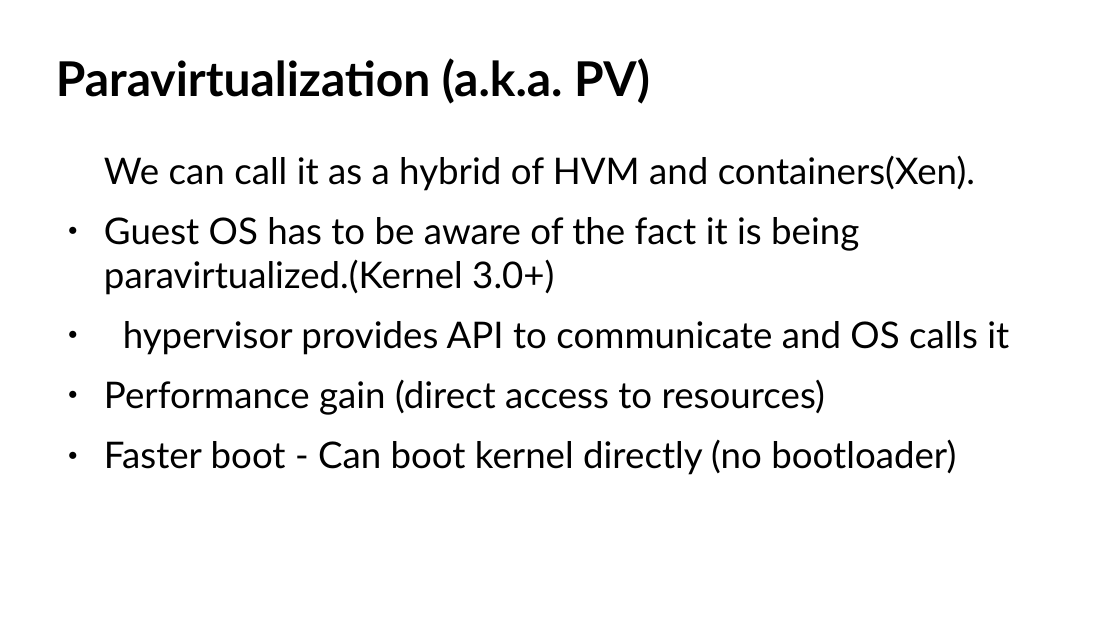
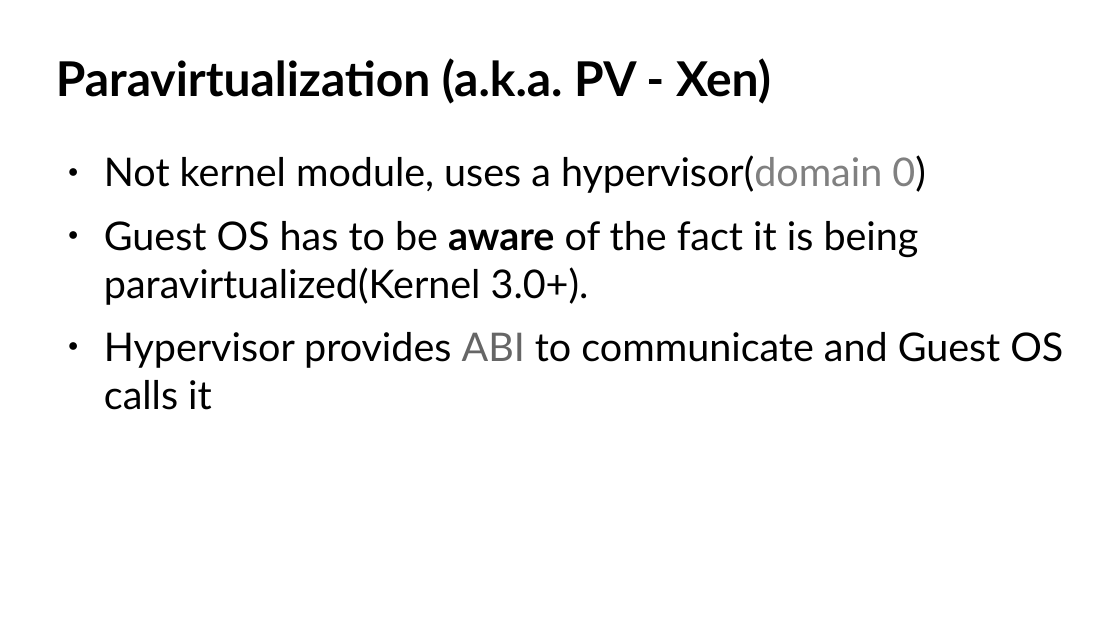
Before and after one commit to djz88/docs, a slide deck: slide 3 of kontejnery/kernel_isolation_linuxdays2017.odp (slide 6 before the commit). Drawn at 1120x630 pixels with LibreOffice and Linux fonts; fonts in the diff are those of the drawing; background and template pictures are left out. Boxes give left, top, right and bottom in pixels: in the first picture for what was removed or moved away, otherwise in the second. Text is boxed around its words. In the diff, an @@ line names an element or a change of style, - is before the commit and + after.

```diff
--- a/kontejnery/kernel_isolation_linuxdays2017.odp
+++ b/kontejnery/kernel_isolation_linuxdays2017.odp
@@ title at bbox=[56, 58, 771, 104]: text changed @@
-Paravirtualization (a.k.a. PV)
+Paravirtualization (a.k.a. PV - Xen)
@@ text at bbox=[104, 155, 1063, 410]: text changed; size 26 to 28 pt @@
-We can call it as a hybrid of HVM and containers(Xen).
-● Guest OS has to be aware of the fact it is being paravirtualized.(Kernel 3.0+)
-● hypervisor provides API to communicate and OS calls it
-● Performance gain (direct access to resources)
-● Faster boot - Can boot kernel directly (no bootloader)
+● Not kernel module, uses a hypervisor(domain 0)
+● Guest OS has to be aware of the fact it is being paravirtualized(Kernel 3.0+).
+● Hypervisor provides ABI to communicate and Guest OS calls it
```
Also in this commit, not shown: 15 other slides changed, 2 slides added, 14 slides removed, 1 other file.
